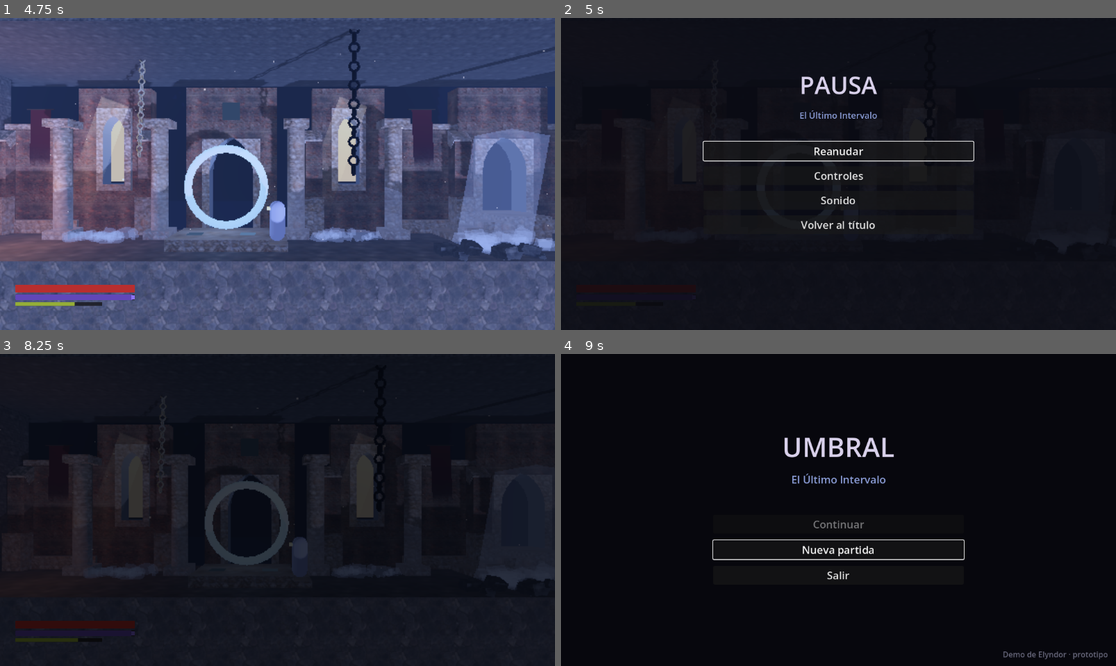
Above: before the commit, frames 1-4 (two rows, left to right).
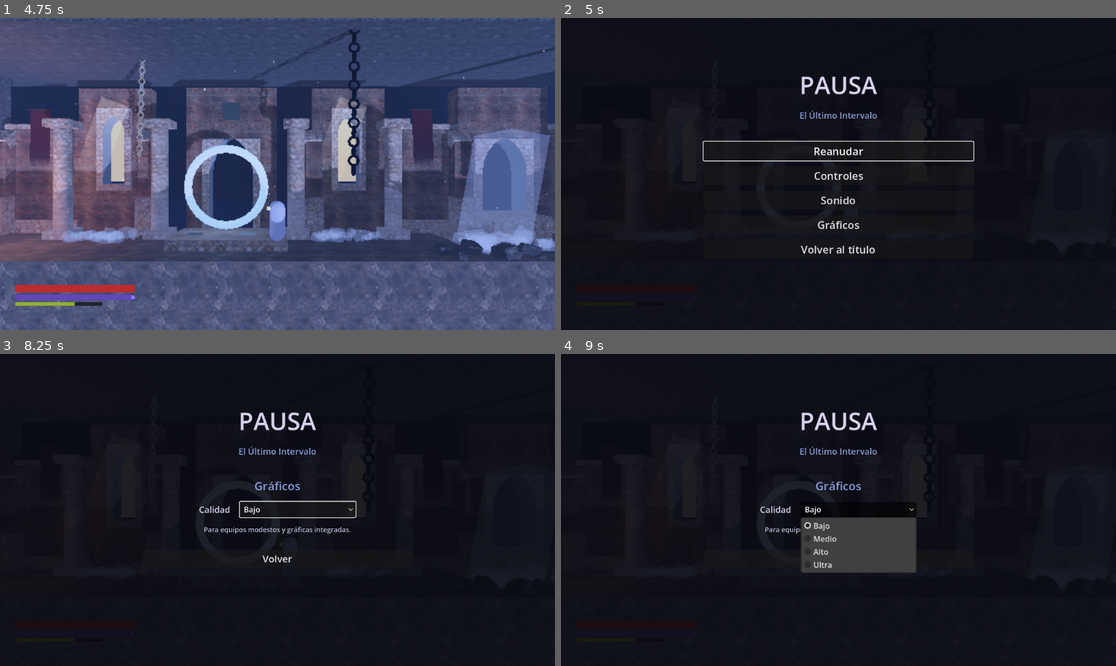
Above: after the commit, the same moments.

Repository: juanjoseorejuela87-cell/UMBRAL-EL-ULTIMO-INTERVALO
Game: Godot game, scene res://scenes/main/main.tscn
Same seed, same stepped clock (60 frames per second), same inputs: the game is played once before the commit and once after it.
Inputs (mouse positions are in pixels of both pictures, inside the frame that each line leads up to):
- Up to frame 1 (4.75 s): click "Nueva partida" at 0.5 s; move the mouse to (399, 158) at 1.27 s; hold D (mover_derecha) 1.28-2.03 s; tap J (atacar_ligero) at 1.35 s; click (399, 158) at 1.42 s; tap Space (saltar) at 1.52, 2.27, 3.77, 4.52 s; move the mouse to (166, 189) at 2.02 s; hold S (mover_abajo) 2.03-2.78 s; tap K (atacar_pesado) at 2.1 s; move the mouse to (333, 105) at 2.77 s; hold D (mover_derecha) 2.78-3.53 s; hold F (coser) 2.78-3.53 s; move the mouse to (249, 236) at 3.52 s; hold W (mover_arriba) 3.53-4.28 s; tap Q (desfase) at 3.6 s; click (249, 236) at 3.67 s; move the mouse to (444, 220) at 4.27 s; hold A (mover_izquierda) from 4.28 s (still down); tap Shift (esquivar) at 4.35 s
- Up to frame 2 (5 s): keep holding A (mover_izquierda); tap Escape (pausa) at 4.9 s
- Up to frame 3 (8.25 s): release A (mover_izquierda) at 5 s; click "Controles" at 5 s; click "Volver" at 5.75 s; click "Sonido" at 6.5 s; click "Volver" at 7.25 s; click (277, 559) at 8 s, where only the run after the commit has a clickable "Gráficos"
- Up to frame 4 (9 s): click (860, 510) at 8.75 s, where only the run after the commit has a clickable "Bajo"

Frame 1 is identical in both runs. In frame 2, 0.4% of the frame differs, in the area x 43-57%, y 65-76%; in frame 3, 4.1%; in frame 4, 6.3%, in the area x 15-99%, y 18-98%.

Commit message:
[antigravity] Sección de gráficos en el menú de pausa (TAREA-011)

Diff:
--- a/scenes/ui/pausa/menu_pausa.gd
+++ b/scenes/ui/pausa/menu_pausa.gd
@@ -22,25 +22,43 @@
 	&"guardia": "Guardia",
 }
 
+const DESCRIPCIONES_CALIDAD: Array[String] = [
+	"Para equipos modestos y gráficas integradas.",
+	"Equilibrio entre aspecto y rendimiento.",
+	"Sombras e iluminación de calidad. Requiere una gráfica dedicada.",
+	"Iluminación global y niebla volumétrica. Para equipos potentes.",
+]
+
 var _abierto: bool = false
 var _ultimo_frame_accion: int = -1
 var _foco_inicial_dado: bool = false
+var _preajuste_pendiente: int = -1
 
 @onready var panel_raiz: Control = %PanelRaiz
 @onready var menu_opciones: VBoxContainer = %MenuOpciones
 @onready var panel_controles: VBoxContainer = %PanelControles
 @onready var panel_sonido: VBoxContainer = %PanelSonido
+@onready var panel_graficos: VBoxContainer = %PanelGraficos
 
 @onready var boton_reanudar: Button = %Reanudar
 @onready var boton_controles: Button = %Controles
 @onready var boton_sonido: Button = %Sonido
+@onready var boton_graficos: Button = %Graficos
 @onready var boton_volver_titulo: Button = %VolverTitulo
 @onready var boton_volver_menu: Button = %VolverMenu
 @onready var boton_volver_sonido: Button = %VolverSonido
+@onready var boton_volver_graficos: Button = %VolverGraficos
 
 @onready var deslizador_musica: HSlider = %DeslizadorMusica
 @onready var deslizador_efectos: HSlider = %DeslizadorEfectos
 @onready var deslizador_ambiente: HSlider = %DeslizadorAmbiente
+
+@onready var selector_calidad: OptionButton = %SelectorCalidad
+@onready var texto_descripcion_calidad: Label = %TextoDescripcionCalidad
+@onready var panel_confirmacion_reinicio: VBoxContainer = %PanelConfirmacionReinicio
+@onready var texto_aviso_reinicio: Label = %TextoAvisoReinicio
+@onready var boton_reiniciar: Button = %BotonReiniciar
+@onready var boton_cancelar_reinicio: Button = %BotonCancelarReinicio
 
 @onready var texto_controles: Label = %TextoControles
 
@@ -54,12 +72,29 @@
 	boton_reanudar.pressed.connect(cerrar)
 	boton_controles.pressed.connect(mostrar_controles)
 	boton_sonido.pressed.connect(mostrar_sonido)
+	boton_graficos.pressed.connect(mostrar_graficos)
 	boton_volver_titulo.pressed.connect(volver_al_titulo)
 	boton_volver_menu.pressed.connect(mostrar_menu_principal)
 	boton_volver_sonido.pressed.connect(mostrar_menu_principal)
+	boton_volver_graficos.pressed.connect(mostrar_menu_principal)
+
+	boton_reiniciar.pressed.connect(confirmar_reinicio)
+	boton_cancelar_reinicio.pressed.connect(cancelar_reinicio)
 
 	# Sonidos de interfaz para botones
-	for btn: Button in [boton_reanudar, boton_controles, boton_sonido, boton_volver_titulo, boton_volver_menu, boton_volver_sonido]:
+	for btn: Button in [
+		boton_reanudar,
+		boton_controles,
+		boton_sonido,
+		boton_graficos,
+		boton_volver_titulo,
+		boton_volver_menu,
+		boton_volver_sonido,
+		boton_volver_graficos,
+		boton_reiniciar,
+		boton_cancelar_reinicio,
+		selector_calidad,
+	]:
 		_conectar_sonidos_boton(btn)
 
 	# Sonidos y eventos de los deslizadores
@@ -78,6 +113,27 @@
 		if GestorSonido.global() != null:
 			GestorSonido.global().fijar_volumen(GestorSonido.BUS_AMBIENTE, v)
 	)
+
+	_poblar_selector_graficos()
+	selector_calidad.item_selected.connect(_al_seleccionar_calidad)
+
+	var popup: PopupMenu = selector_calidad.get_popup()
+	if popup != null:
+		popup.id_focused.connect(func(id: int) -> void:
+			if GestorSonido.global() != null:
+				GestorSonido.global().reproducir(&"ui_mover")
+			_actualizar_descripcion_calidad(id)
+		)
+		popup.popup_hide.connect(func() -> void:
+			if is_instance_valid(selector_calidad):
+				_actualizar_descripcion_calidad(selector_calidad.selected)
+		)
+
+	var graficos: ConfiguracionGrafica = ConfiguracionGrafica.global()
+	if graficos != null:
+		graficos.calidad_cambiada.connect(func(_p: ConfiguracionGrafica.Preajuste) -> void:
+			_actualizar_selector_graficos()
+		)
 
 	visible = false
 	panel_raiz.visible = false
@@ -166,6 +222,7 @@
 	menu_opciones.visible = true
 	panel_controles.visible = false
 	panel_sonido.visible = false
+	panel_graficos.visible = false
 	_foco_inicial_dado = false
 	boton_reanudar.grab_focus.call_deferred()
 	_activar_sonido_foco_tras_frame()
@@ -175,6 +232,7 @@
 	menu_opciones.visible = false
 	panel_controles.visible = true
 	panel_sonido.visible = false
+	panel_graficos.visible = false
 	_foco_inicial_dado = false
 	boton_volver_menu.grab_focus.call_deferred()
 	_activar_sonido_foco_tras_frame()
@@ -185,9 +243,99 @@
 	menu_opciones.visible = false
 	panel_controles.visible = false
 	panel_sonido.visible = true
+	panel_graficos.visible = false
 	_foco_inicial_dado = false
 	deslizador_musica.grab_focus.call_deferred()
 	_activar_sonido_foco_tras_frame()
+
+
+func mostrar_graficos() -> void:
+	_preajuste_pendiente = -1
+	if is_instance_valid(panel_confirmacion_reinicio):
+		panel_confirmacion_reinicio.visible = false
+	_actualizar_selector_graficos()
+	menu_opciones.visible = false
+	panel_controles.visible = false
+	panel_sonido.visible = false
+	panel_graficos.visible = true
+	_foco_inicial_dado = false
+	selector_calidad.grab_focus.call_deferred()
+	_activar_sonido_foco_tras_frame()
+
+
+func _poblar_selector_graficos() -> void:
+	if not is_instance_valid(selector_calidad):
+		return
+	selector_calidad.clear()
+	for i: int in ConfiguracionGrafica.NOMBRES.size():
+		selector_calidad.add_item(ConfiguracionGrafica.NOMBRES[i], i)
+
+
+func _actualizar_selector_graficos() -> void:
+	var graficos: ConfiguracionGrafica = ConfiguracionGrafica.global()
+	if graficos != null and is_instance_valid(selector_calidad):
+		var actual: int = graficos.preajuste as int
+		selector_calidad.selected = actual
+		_actualizar_descripcion_calidad(actual)
+
+
+func _actualizar_descripcion_calidad(idx: int) -> void:
+	if is_instance_valid(texto_descripcion_calidad) and idx >= 0 and idx < DESCRIPCIONES_CALIDAD.size():
+		texto_descripcion_calidad.text = DESCRIPCIONES_CALIDAD[idx]
+
+
+func _al_seleccionar_calidad(idx: int) -> void:
+	seleccionar_preajuste(idx as ConfiguracionGrafica.Preajuste)
+
+
+func seleccionar_preajuste(p: ConfiguracionGrafica.Preajuste) -> void:
+	var graficos: ConfiguracionGrafica = ConfiguracionGrafica.global()
+	if graficos == null:
+		return
+	if is_instance_valid(selector_calidad):
+		selector_calidad.selected = p as int
+	_actualizar_descripcion_calidad(p as int)
+
+	if graficos.requiere_reinicio(p):
+		_preajuste_pendiente = p as int
+		if is_instance_valid(panel_confirmacion_reinicio):
+			panel_confirmacion_reinicio.visible = true
+			_foco_inicial_dado = false
+			boton_cancelar_reinicio.grab_focus.call_deferred()
+			_activar_sonido_foco_tras_frame()
+	else:
+		_preajuste_pendiente = -1
+		if is_instance_valid(panel_confirmacion_reinicio):
+			panel_confirmacion_reinicio.visible = false
+		graficos.cambiar(p)
+
+
+func cancelar_reinicio() -> void:
+	_preajuste_pendiente = -1
+	if is_instance_valid(panel_confirmacion_reinicio):
+		panel_confirmacion_reinicio.visible = false
+	_actualizar_selector_graficos()
+	if is_instance_valid(selector_calidad):
+		_foco_inicial_dado = false
+		selector_calidad.grab_focus.call_deferred()
+		_activar_sonido_foco_tras_frame()
+
+
+func confirmar_reinicio() -> void:
+	if _preajuste_pendiente < 0:
+		return
+	var p: ConfiguracionGrafica.Preajuste = _preajuste_pendiente as ConfiguracionGrafica.Preajuste
+	_preajuste_pendiente = -1
+	if is_instance_valid(panel_confirmacion_reinicio):
+		panel_confirmacion_reinicio.visible = false
+	var graficos: ConfiguracionGrafica = ConfiguracionGrafica.global()
+	if graficos != null:
+		graficos.cambiar(p)
+	_actualizar_selector_graficos()
+	if is_instance_valid(selector_calidad):
+		_foco_inicial_dado = false
+		selector_calidad.grab_focus.call_deferred()
+		_activar_sonido_foco_tras_frame()
 
 
 func _actualizar_deslizadores_sonido() -> void:
--- a/scenes/ui/pausa/menu_pausa.tscn
+++ b/scenes/ui/pausa/menu_pausa.tscn
@@ -83,6 +83,12 @@
 theme_override_font_sizes/font_size = 22
 text = "Sonido"
 
+[node name="Graficos" type="Button" parent="PanelRaiz/Centro/MenuOpciones"]
+unique_name_in_owner = true
+layout_mode = 2
+theme_override_font_sizes/font_size = 22
+text = "Gráficos"
+
 [node name="VolverTitulo" type="Button" parent="PanelRaiz/Centro/MenuOpciones"]
 unique_name_in_owner = true
 layout_mode = 2
@@ -179,3 +185,87 @@
 layout_mode = 2
 theme_override_font_sizes/font_size = 20
 text = "Volver"
+
+[node name="PanelGraficos" type="VBoxContainer" parent="PanelRaiz/Centro"]
+unique_name_in_owner = true
+visible = false
+layout_mode = 2
+theme_override_constants/separation = 16
+
+[node name="SubtituloGraficos" type="Label" parent="PanelRaiz/Centro/PanelGraficos"]
+layout_mode = 2
+theme_override_colors/font_color = Color(0.55, 0.62, 0.85, 1)
+theme_override_font_sizes/font_size = 24
+text = "Gráficos"
+horizontal_alignment = 1
+
+[node name="GridGraficos" type="GridContainer" parent="PanelRaiz/Centro/PanelGraficos"]
+layout_mode = 2
+size_flags_horizontal = 4
+theme_override_constants/h_separation = 20
+theme_override_constants/v_separation = 14
+columns = 2
+
+[node name="LabelCalidad" type="Label" parent="PanelRaiz/Centro/PanelGraficos/GridGraficos"]
+layout_mode = 2
+theme_override_colors/font_color = Color(0.85, 0.82, 0.92, 1)
+theme_override_font_sizes/font_size = 18
+text = "Calidad"
+
+[node name="SelectorCalidad" type="OptionButton" parent="PanelRaiz/Centro/PanelGraficos/GridGraficos"]
+unique_name_in_owner = true
+custom_minimum_size = Vector2(240, 32)
+layout_mode = 2
+
+[node name="TextoDescripcionCalidad" type="Label" parent="PanelRaiz/Centro/PanelGraficos"]
+unique_name_in_owner = true
+custom_minimum_size = Vector2(500, 36)
+layout_mode = 2
+size_flags_horizontal = 4
+theme_override_colors/font_color = Color(0.75, 0.75, 0.85, 1)
+theme_override_font_sizes/font_size = 14
+text = "Equilibrio entre aspecto y rendimiento."
+horizontal_alignment = 1
+autowrap_mode = 2
+
+[node name="PanelConfirmacionReinicio" type="VBoxContainer" parent="PanelRaiz/Centro/PanelGraficos"]
+unique_name_in_owner = true
+visible = false
+layout_mode = 2
+theme_override_constants/separation = 12
+
+[node name="TextoAvisoReinicio" type="Label" parent="PanelRaiz/Centro/PanelGraficos/PanelConfirmacionReinicio"]
+unique_name_in_owner = true
+custom_minimum_size = Vector2(500, 36)
+layout_mode = 2
+size_flags_horizontal = 4
+theme_override_colors/font_color = Color(0.95, 0.75, 0.35, 1)
+theme_override_font_sizes/font_size = 14
+text = "El juego se reiniciará para cambiar el modo gráfico. Se perderá el progreso desde la última Ancla."
+horizontal_alignment = 1
+autowrap_mode = 2
+
+[node name="FilaBotonesConfirmacion" type="HBoxContainer" parent="PanelRaiz/Centro/PanelGraficos/PanelConfirmacionReinicio"]
+layout_mode = 2
+alignment = 1
+theme_override_constants/separation = 20
+
+[node name="BotonReiniciar" type="Button" parent="PanelRaiz/Centro/PanelGraficos/PanelConfirmacionReinicio/FilaBotonesConfirmacion"]
+unique_name_in_owner = true
+custom_minimum_size = Vector2(130, 0)
+layout_mode = 2
+theme_override_font_sizes/font_size = 18
+text = "Reiniciar"
+
+[node name="BotonCancelarReinicio" type="Button" parent="PanelRaiz/Centro/PanelGraficos/PanelConfirmacionReinicio/FilaBotonesConfirmacion"]
+unique_name_in_owner = true
+custom_minimum_size = Vector2(130, 0)
+layout_mode = 2
+theme_override_font_sizes/font_size = 18
+text = "Cancelar"
+
+[node name="VolverGraficos" type="Button" parent="PanelRaiz/Centro/PanelGraficos"]
+unique_name_in_owner = true
+layout_mode = 2
+theme_override_font_sizes/font_size = 20
+text = "Volver"
--- /dev/null
+++ b/tests/test_menu_graficos.gd
@@ -0,0 +1,141 @@
+extends SceneTree
+## Prueba automática de la sección «Gráficos» en el menú de pausa (TAREA-011).
+## Uso: Godot_console.exe --headless --path D:\UMBRAL -s res://tests/test_menu_graficos.gd
+## Código de salida = número de comprobaciones fallidas.
+
+const ESCENA_PAUSA: String = "res://scenes/ui/pausa/menu_pausa.tscn"
+
+var _graficos: ConfiguracionGrafica
+var _fallos: int = 0
+var _menu: MenuPausa
+
+
+func _initialize() -> void:
+	ConfigControles.registrar()
+	MenuPausa.asegurar_accion_pausa()
+	_graficos = ConfiguracionGrafica.global()
+	var escena: PackedScene = load(ESCENA_PAUSA) as PackedScene
+	_menu = escena.instantiate() as MenuPausa
+	root.add_child(_menu)
+	_ejecutar.call_deferred()
+
+
+func _ejecutar() -> void:
+	await _esperar(3)
+
+	_comprobar(_graficos != null, "existe el autoload de gráficos")
+	_comprobar(_menu != null, "la escena de pausa se instancia correctamente")
+
+	# 1. Botón Gráficos existe entre Sonido y Volver al título
+	_comprobar(_menu.boton_graficos != null, "el botón Gráficos existe")
+	var idx_sonido: int = _menu.boton_sonido.get_index()
+	var idx_graficos: int = _menu.boton_graficos.get_index()
+	var idx_titulo: int = _menu.boton_volver_titulo.get_index()
+	_comprobar(idx_graficos == idx_sonido + 1 and idx_titulo == idx_graficos + 1,
+		"el botón Gráficos está colocado entre Sonido y Volver al título")
+
+	# 2. Abrir la sección de gráficos
+	_menu.abrir()
+	await _esperar(2)
+	_menu.mostrar_graficos()
+	await _esperar(2)
+	_comprobar(_menu.panel_graficos.visible and not _menu.menu_opciones.visible,
+		"la sección Gráficos es visible y el menú principal se oculta")
+
+	# 3. El selector de calidad tiene los cuatro nombres y muestra el preajuste actual
+	_comprobar(_menu.selector_calidad != null, "el selector de calidad existe")
+	_comprobar(_menu.selector_calidad.item_count == ConfiguracionGrafica.NOMBRES.size(),
+		"el selector tiene los 4 preajustes")
+	for i: int in ConfiguracionGrafica.NOMBRES.size():
+		_comprobar(_menu.selector_calidad.get_item_text(i) == ConfiguracionGrafica.NOMBRES[i],
+			"el preajuste %d es «%s»" % [i, ConfiguracionGrafica.NOMBRES[i]])
+
+	var preajuste_inicial: ConfiguracionGrafica.Preajuste = _graficos.preajuste
+	_comprobar(_menu.selector_calidad.selected == preajuste_inicial as int,
+		"el selector muestra el preajuste actual (%s)" % ConfiguracionGrafica.NOMBRES[preajuste_inicial])
+
+	_comprobar(_menu.texto_descripcion_calidad != null and not _menu.texto_descripcion_calidad.text.is_empty(),
+		"muestra la descripción del preajuste enfocado")
+
+	# 4. Cambiar entre preajustes del mismo renderizador (BAJO <-> MEDIO)
+	# Ambos usan gl_compatibility en headless, no requieren reinicio.
+	var otro_mismo_render: ConfiguracionGrafica.Preajuste = (
+		ConfiguracionGrafica.Preajuste.BAJO
+		if preajuste_inicial != ConfiguracionGrafica.Preajuste.BAJO
+		else ConfiguracionGrafica.Preajuste.MEDIO
+	)
+	_comprobar(not _graficos.requiere_reinicio(otro_mismo_render),
+		"el cambio a %s no requiere reinicio" % ConfiguracionGrafica.NOMBRES[otro_mismo_render])
+
+	_menu.seleccionar_preajuste(otro_mismo_render)
+	await _esperar(2)
+	_comprobar(not _menu.panel_confirmacion_reinicio.visible,
+		"no se pide confirmación si no requiere reinicio")
+	_comprobar(_graficos.preajuste == otro_mismo_render,
+		"elegir preajuste dentro del mismo renderizador cambia la calidad directamente a %s" % ConfiguracionGrafica.NOMBRES[otro_mismo_render])
+	_comprobar(_menu.selector_calidad.selected == otro_mismo_render as int,
+		"el selector refleja el nuevo preajuste")
+
+	# 5. Elegir preajuste que requiere reinicio (ALTO o ULTRA)
+	var preajuste_con_reinicio: ConfiguracionGrafica.Preajuste = ConfiguracionGrafica.Preajuste.ALTO
+	_comprobar(_graficos.requiere_reinicio(preajuste_con_reinicio),
+		"el cambio a ALTO requiere reinicio")
+
+	var preajuste_antes_de_intento: ConfiguracionGrafica.Preajuste = _graficos.preajuste
+	_menu.seleccionar_preajuste(preajuste_con_reinicio)
+	await _esperar(2)
+
+	_comprobar(_menu.panel_confirmacion_reinicio.visible,
+		"elegir preajuste que pide reinicio muestra la confirmación en el panel")
+	_comprobar(_menu.texto_aviso_reinicio.text.contains("reiniciará") and _menu.texto_aviso_reinicio.text.contains("Ancla"),
+		"el texto de aviso menciona reinicio y pérdida desde la última Ancla")
+
+	# 6. Cancelar la confirmación
+	_menu.cancelar_reinicio()
+	await _esperar(2)
+	_comprobar(not _menu.panel_confirmacion_reinicio.visible,
+		"«Cancelar» oculta el panel de confirmación")
+	_comprobar(_graficos.preajuste == preajuste_antes_de_intento,
+		"«Cancelar» NO cambia el preajuste en el núcleo")
+	_comprobar(_menu.selector_calidad.selected == preajuste_antes_de_intento as int,
+		"«Cancelar» devuelve el selector al preajuste actual")
+
+	# 7. Confirmar reinicio
+	_menu.seleccionar_preajuste(preajuste_con_reinicio)
+	await _esperar(2)
+	_comprobar(_menu.panel_confirmacion_reinicio.visible,
+		"vuelve a mostrar la confirmación al elegir ALTO")
+
+	_menu.confirmar_reinicio()
+	await _esperar(2)
+	_comprobar(not _menu.panel_confirmacion_reinicio.visible,
+		"«Reiniciar» oculta la confirmación")
+	_comprobar(_graficos.preajuste == preajuste_con_reinicio,
+		"«Reiniciar» cambia el preajuste a ALTO")
+	_comprobar(not _graficos.reinicio_permitido,
+		"en modo headless no se fuerza la salida del proceso")
+
+	# 8. Volver al menú principal
+	_menu.mostrar_menu_principal()
+	await _esperar(2)
+	_comprobar(_menu.menu_opciones.visible and not _menu.panel_graficos.visible,
+		"«Volver» regresa al menú principal de pausa")
+
+	# Restaurar preajuste original y limpiar
+	_graficos.cambiar(preajuste_inicial)
+	_menu.cerrar()
+	_menu.queue_free()
+
+	print("RESULTADO: %s (%d fallos)" % ["OK" if _fallos == 0 else "FALLO", _fallos])
+	quit(_fallos)
+
+
+func _esperar(frames: int) -> void:
+	for i: int in frames:
+		await process_frame
+
+
+func _comprobar(condicion: bool, descripcion: String) -> void:
+	print(("  [OK]    " if condicion else "  [FALLO] ") + descripcion)
+	if not condicion:
+		_fallos += 1
Not shown, added: tests/test_menu_graficos.gd.uid
Not shown, changed: comunicacion/CANAL.md
Not shown, changed: documentation/tareas/TAREA-011-menu-graficos.md
